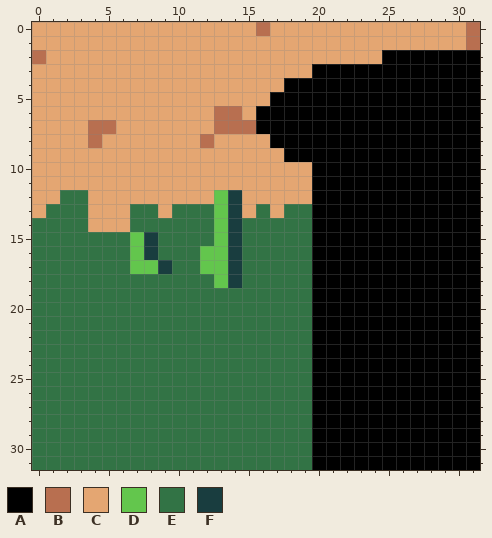
Two versions of one pixel-art sprite, kajam22/sprites/leftHole.png. The picture above was drawn from the file before the commit.
The file is 32x32 pixels.
Palette (. is transparent): A #000000  B #b86f50  C #e4a672  D #63c64d  E #327345  F #193d3f
The result:
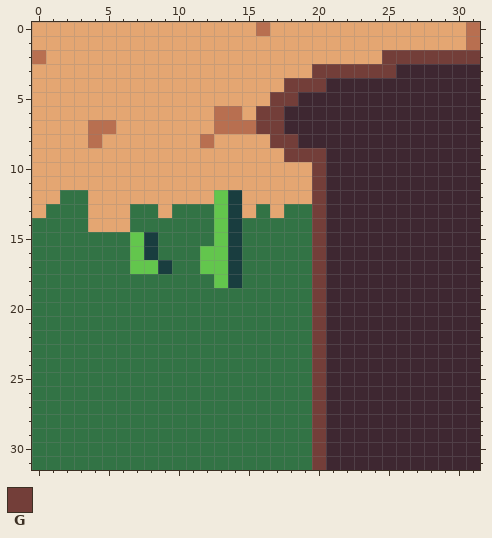
Colours new in this view: G #733e39
Difference:
Colour A changes from #000000 to #3e2731.
Colour G replaces colour A in row 2 at x 25 to 31; in row 3 at x 20 to 25; in row 4 at x 18 to 20; in row 5 at x 17 to 18; in rows 6 to 7 at x 16 to 17; in row 8 at x 17 to 18.
Colour G replaces colour A in row 9 at x 18 to 20; in rows 10 to 31 at x 20.
Boxes around the changes in both pictures, in picture pixels (x1, y1, x2, y2):
changed: (256, 50, 480, 470)
